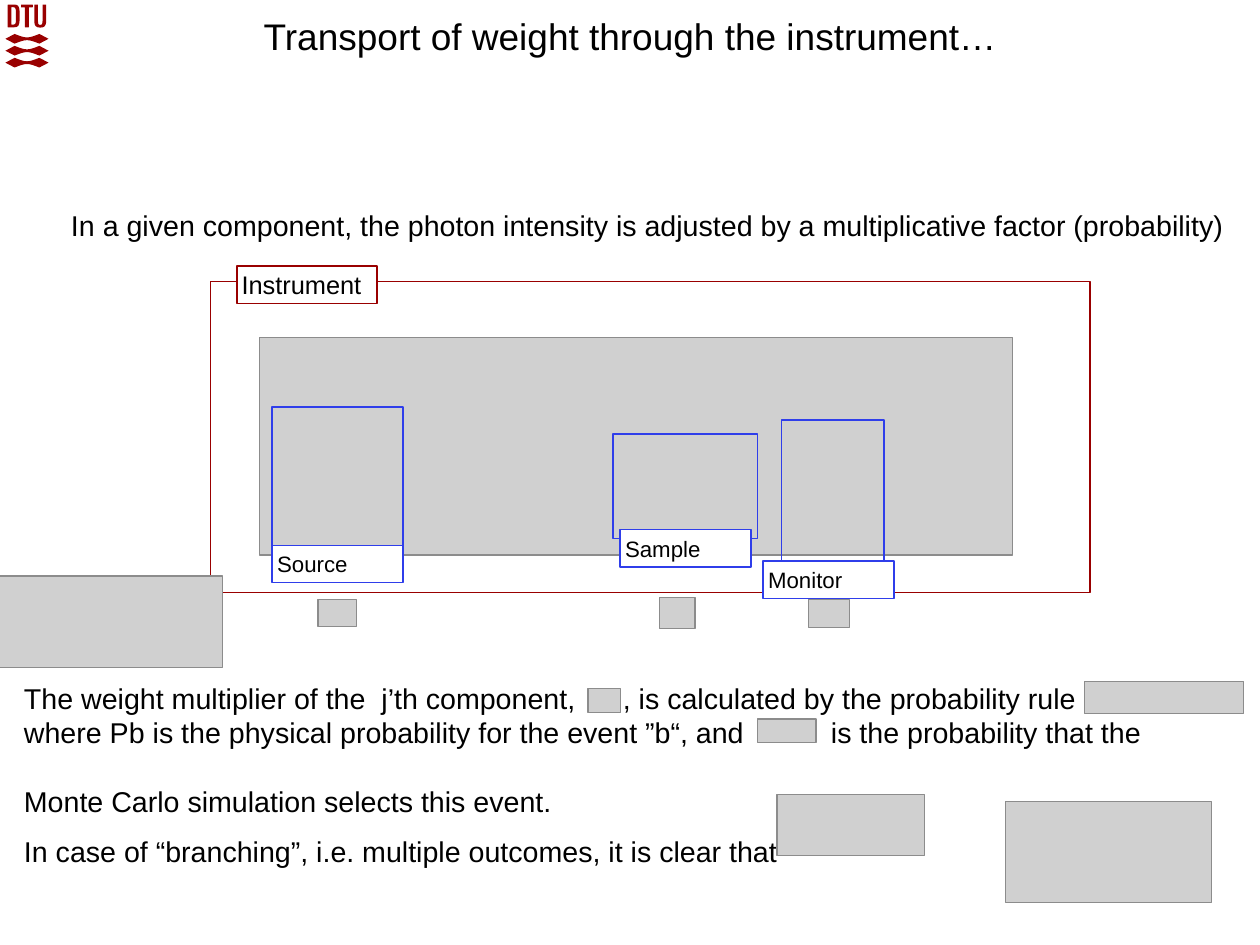
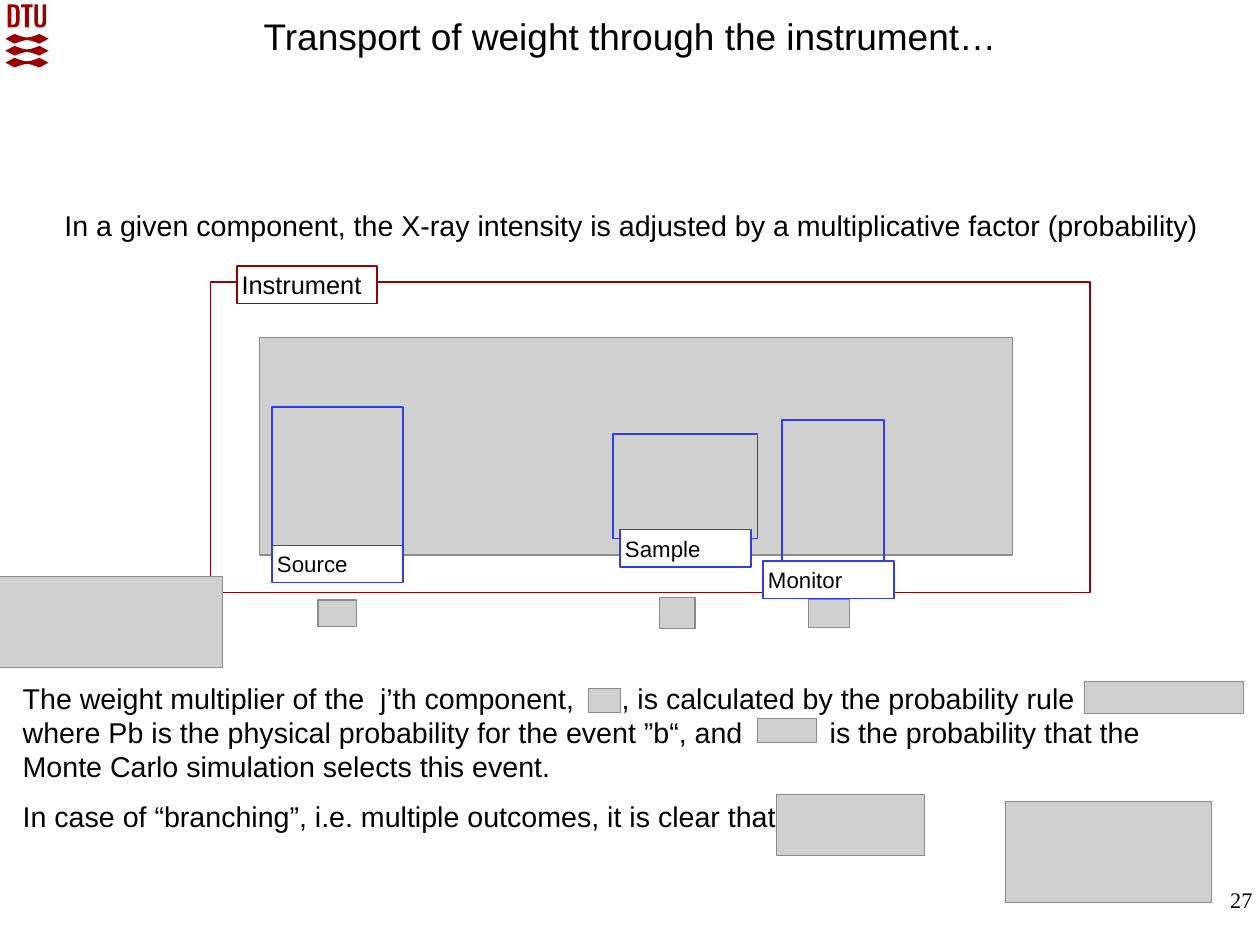
Before and after one commit to McStasMcXtrace/Schools, a slide deck: slide 27 of SOLEIL_March_2022/Day2_Thursday_March_10th/3_Components/McXtrace_component_and_instrument_concepts.pptx. Drawn at 1260x945 pixels with LibreOffice and Linux fonts; fonts in the diff are those of the drawing; grey boxes stand for pictures; background and template pictures are left out. Boxes give left, top, right and bottom in pixels: in the first picture for what was removed or moved away, otherwise in the second. Text is boxed around its words. In the diff, an @@ line names an element or a change of style, - is before the commit and + after.

```diff
--- a/SOLEIL_March_2022/Day2_Thursday_March_10th/3_Components/McXtrace_component_and_instrument_concepts.pptx
+++ b/SOLEIL_March_2022/Day2_Thursday_March_10th/3_Components/McXtrace_component_and_instrument_concepts.pptx
@@ text at bbox=[64, 215, 1197, 241]: text changed @@
-In a given component, the photon intensity is adjusted by a multiplicative factor (probability)
+In a given component, the X-ray intensity is adjusted by a multiplicative factor (probability)
@@ text "The weight multiplier of the ..." rewrapped from bbox=[24, 688, 1141, 867] to bbox=[23, 688, 1140, 833] @@
@@ page number added at bbox=[1230, 893, 1252, 908], 14 pt, text #000000 @@
+27
```
Also in this commit, not shown: 30 other slides changed, 2 other files.
